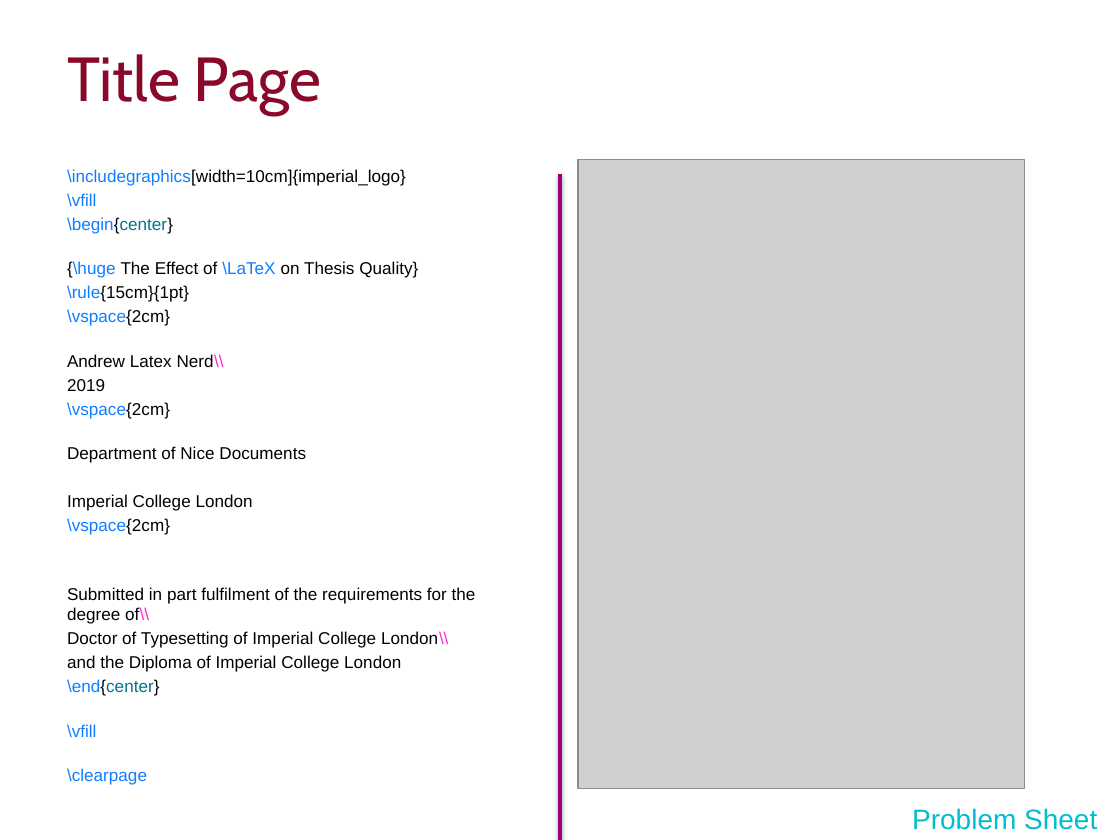
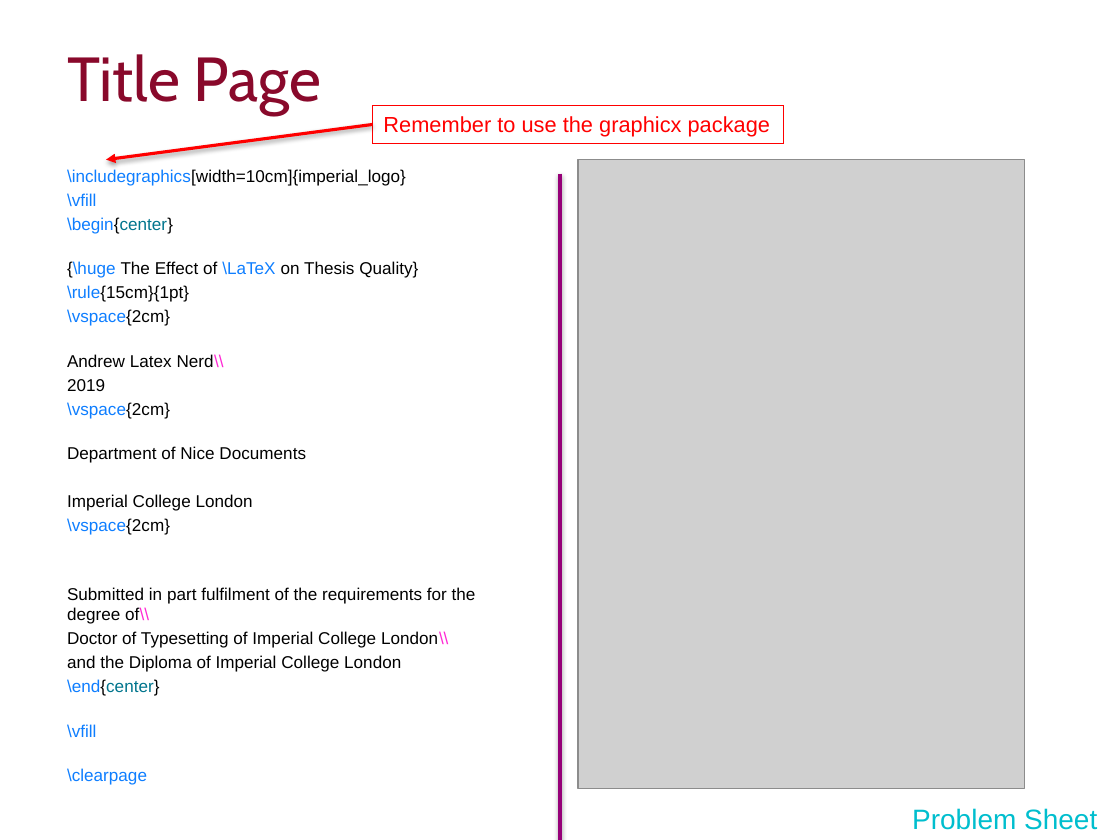
Before and after one commit to ImperialCollegeLondon/RCDS-writing-theses-in-latex, a slide deck: slide 15 of Writing Theses in Latex Slides.pptx. Drawn at 1120x840 pixels with LibreOffice and Linux fonts; fonts in the diff are those of the drawing; grey boxes stand for pictures; background and template pictures are left out. Boxes give left, top, right and bottom in pixels: in the first picture for what was removed or moved away, otherwise in the second. Text is boxed around its words. In the diff, an @@ line names an element or a change of style, - is before the commit and + after.

Commit message:
Added graphics reminder to title page example

```diff
--- a/Writing Theses in Latex Slides.pptx
+++ b/Writing Theses in Latex Slides.pptx
@@ rectangle added at [373, 105, 784, 143], outline #FF0000 0.75 pt, 14 pt, text #FF0000 @@
+Remember to use the graphicx package
@@ arrow added from (373, 124) to (106, 160), #FF0000 2 pt @@
```
